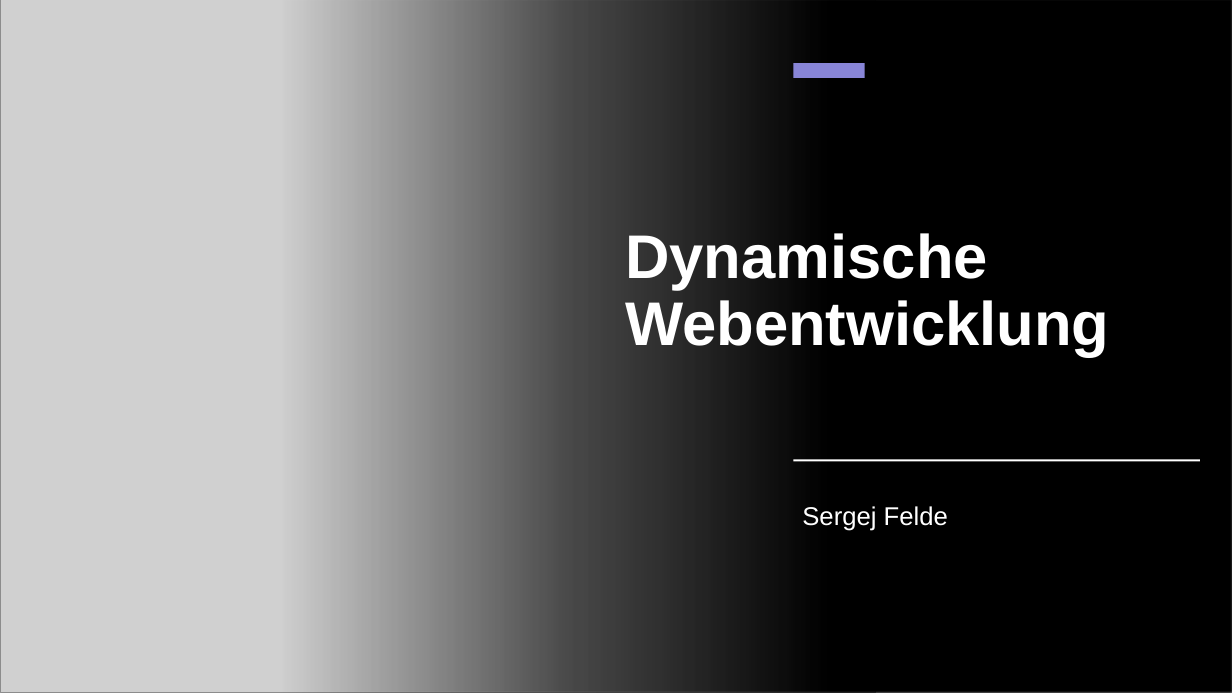
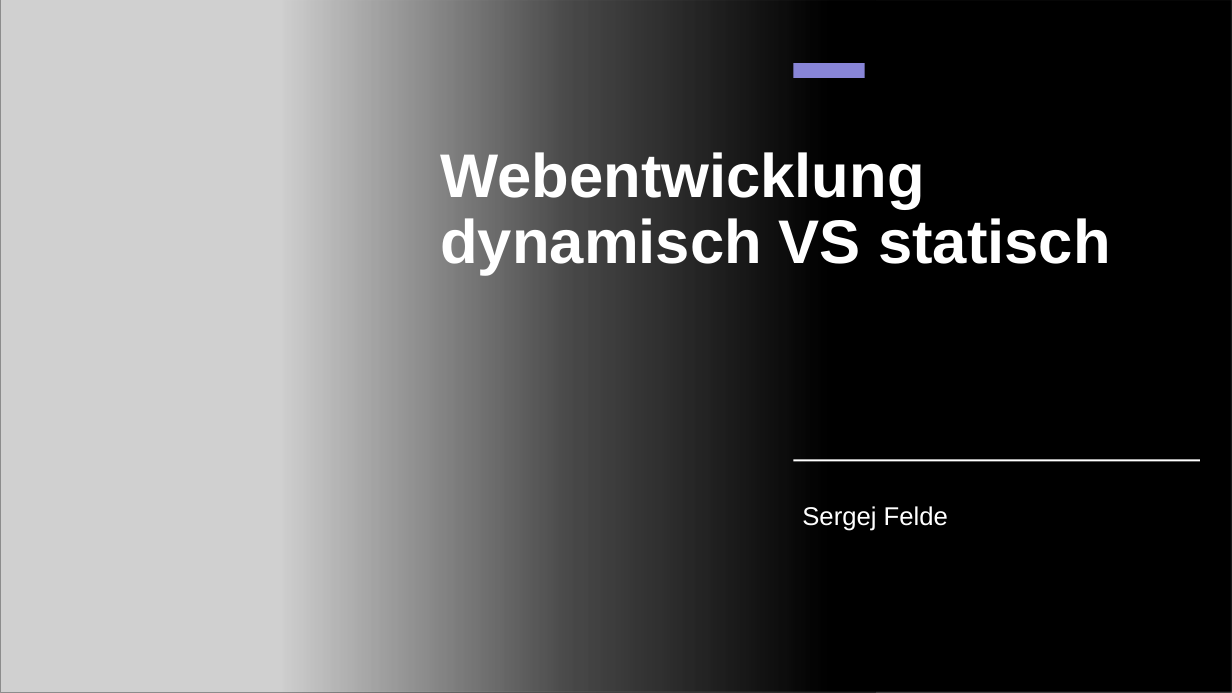
Before and after one commit to sfelde3/todo-list-felde, a slide deck: slide 1 of Presentation/Dynamische Webentwicklung.pptx. Drawn at 1232x693 pixels with LibreOffice and Linux fonts; fonts in the diff are those of the drawing; grey boxes stand for pictures. Boxes give left, top, right and bottom in pixels: in the first picture for what was removed or moved away, otherwise in the second. Text is boxed around its words. In the diff, an @@ line names an element or a change of style, - is before the commit and + after.

```diff
--- a/Presentation/Dynamische Webentwicklung.pptx
+++ b/Presentation/Dynamische Webentwicklung.pptx
@@ title at bbox=[440, 148, 1111, 275]: text changed @@
-Dynamische Webentwicklung
+Webentwicklung
+dynamisch VS statisch
```
Also in this commit, not shown: 1 other slide changed, 2 slides removed, 3 other files.
